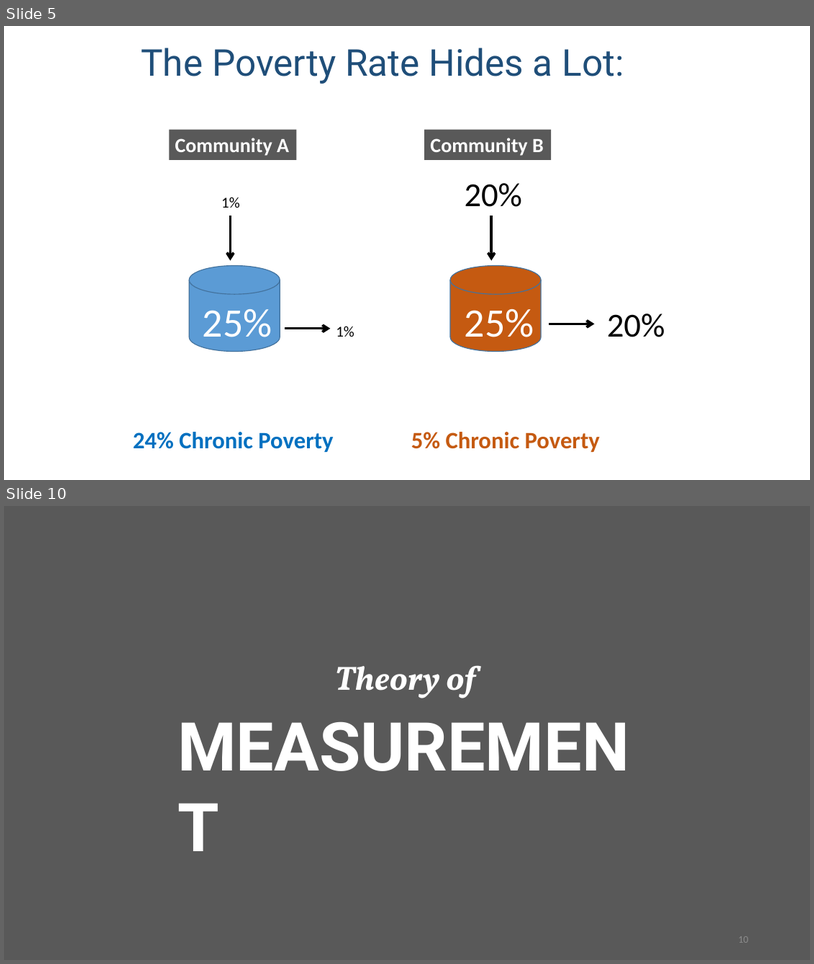
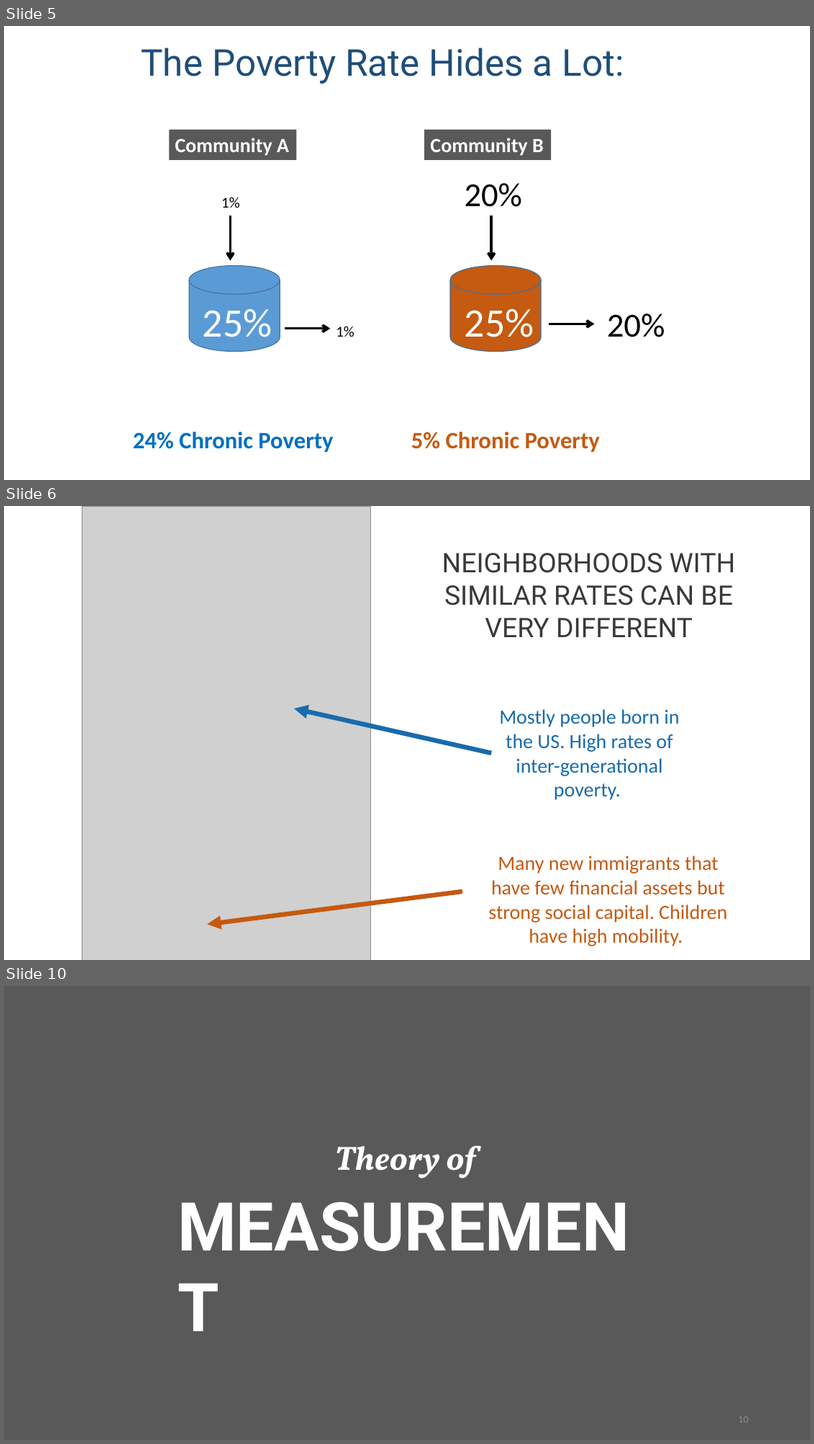
Before and after one commit to DS4PS/cpp-529-master, a slide deck: lectures/p-01-measurement.pptx. Shown one above the other, each under a label of ours: slides 5 and 10 before the commit, slides 5, 6 and 10 after it; the slides between them are not shown. The pictures are 814x964 and 814x1444 pixels, drawn with LibreOffice and Linux fonts; fonts in the diff are those of the drawing; grey boxes stand for pictures. Boxes give left, top, right and bottom in pixels: in the first picture for what was removed or moved away, otherwise in the second. Text is boxed around its words. In the diff, an @@ line names an element or a change of style, - is before the commit and + after.

```diff
--- a/lectures/p-01-measurement.pptx
+++ b/lectures/p-01-measurement.pptx
@@ slide 6 added at [4,506,810,960], background #FFFFFF @@
@@ picture added at [82,506,371,960] @@
@@ text added at [442,553,736,637], 32 pt, text #3B3838 @@
+NEIGHBORHOODS WITH SIMILAR RATES CAN BE VERY DIFFERENT
@@ arrow added from (491, 753) to (294, 708), #186BAD 5.5 pt @@
@@ text added at [499,709,679,800], 24 pt, text #186BAD @@
+Mostly people born in the US. High rates of inter-generational poverty.
@@ text added at [489,855,728,946], 24 pt, text #C55A11 @@
+Many new immigrants that have few financial assets but strong social capital. Children have high mobility.
@@ arrow added from (463, 891) to (207, 924), #C55A11 5.5 pt @@
```
Also in this commit, not shown: 6 slides changed, 1 slide removed, 2 other files.
